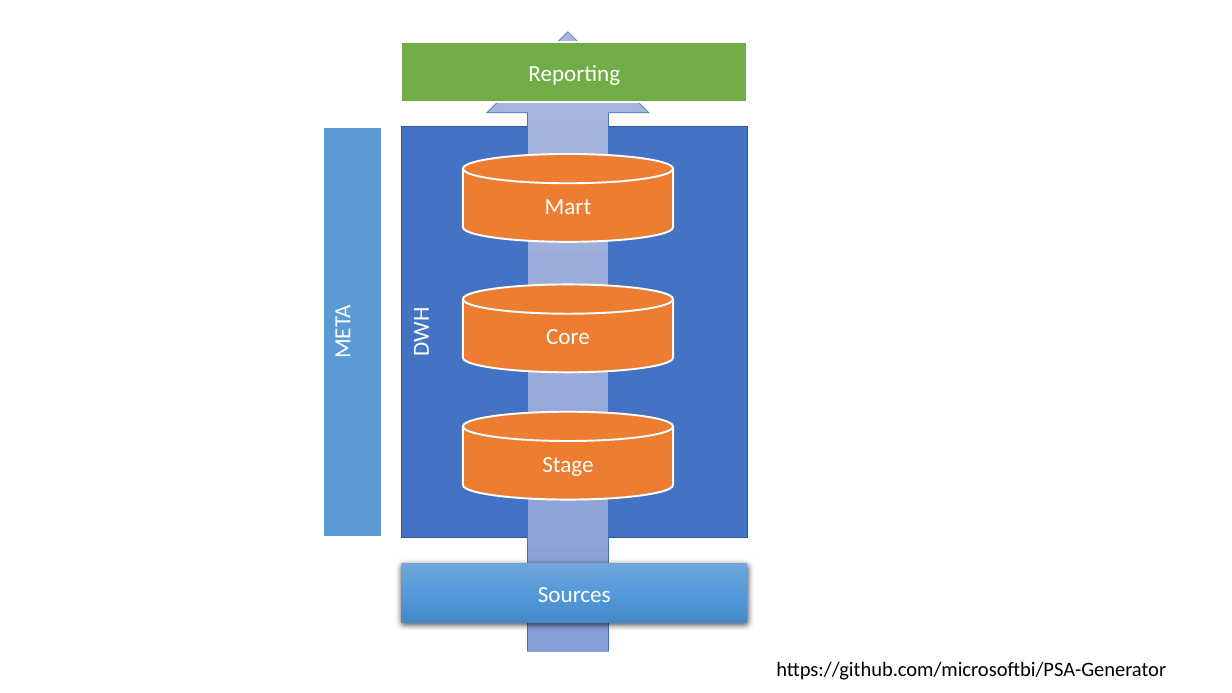
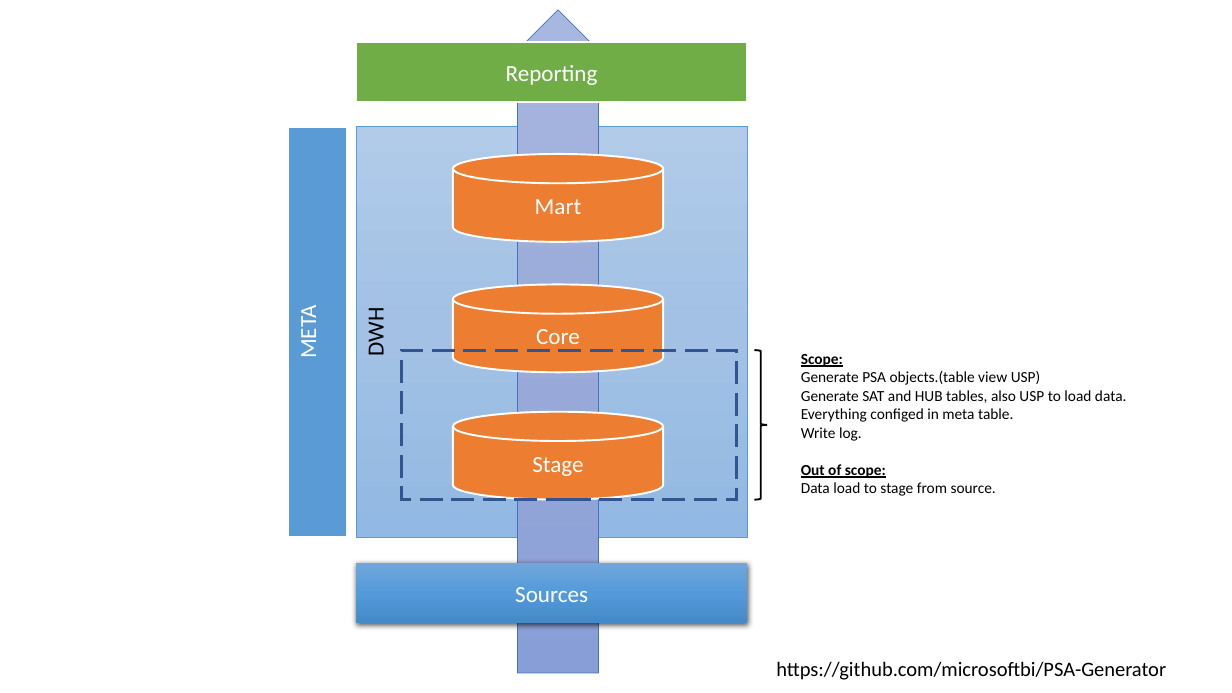
Before and after one commit to microsoftbi/DWH-Generator, a slide deck: slide 1 of DOCS/Intro.pptx. Drawn at 1232x693 pixels with LibreOffice and Linux fonts; fonts in the diff are those of the drawing. Boxes give left, top, right and bottom in pixels: in the first picture for what was removed or moved away, otherwise in the second. Text is boxed around its words. In the diff, an @@ line names an element or a change of style, - is before the commit and + after.

```diff
--- a/DOCS/Intro.pptx
+++ b/DOCS/Intro.pptx
@@ up arrow: place and size @@
-up arrow at bbox=[487, 31, 649, 652]
+up arrow at bbox=[477, 10, 639, 674]
@@ rectangle "Reporting": place and size @@
-rectangle "Reporting" at bbox=[401, 42, 748, 103]
+rectangle "Reporting" at bbox=[356, 42, 748, 103]
@@ rectangle "META": place and size @@
-rectangle "META" at bbox=[323, 127, 382, 537]
+rectangle "META" at bbox=[288, 127, 348, 537]
@@ rectangle "DWH": place and size @@
-rectangle "DWH" at bbox=[401, 127, 748, 537]
+rectangle "DWH" at bbox=[356, 127, 748, 537]
@@ rectangle "DWH" at bbox=[356, 127, 748, 537]: text colour #FFFFFF to #000000; fill #4472C4 to gradient #B1CBE9 to #A3C1E5 to #93B9E4; outline #325491 1 pt to #5B9BD5 0.5 pt @@
@@ rectangle added at bbox=[401, 350, 737, 500], outline #325491 2.25 pt dashed @@
@@ right brace added at bbox=[755, 350, 768, 500], outline #000000 1.5 pt @@
@@ text added at bbox=[801, 354, 1127, 496], 12 pt, text #000000 @@
+Scope:
+Generate PSA objects.(table view USP)
+Generate SAT and HUB tables, also USP to load data.
+Everything configed in meta table.
+Write log.
+Out of scope:
+Data load to stage from source.
@@ 3 cylinders: place and size @@
-3 cylinders at bbox=[463, 154, 673, 500]
+3 cylinders at bbox=[453, 154, 663, 500]
@@ rectangle "Sources": place and size @@
-rectangle "Sources" at bbox=[401, 563, 748, 624]
+rectangle "Sources" at bbox=[356, 563, 748, 624]
```
Also in this commit, not shown: 18 other files.
